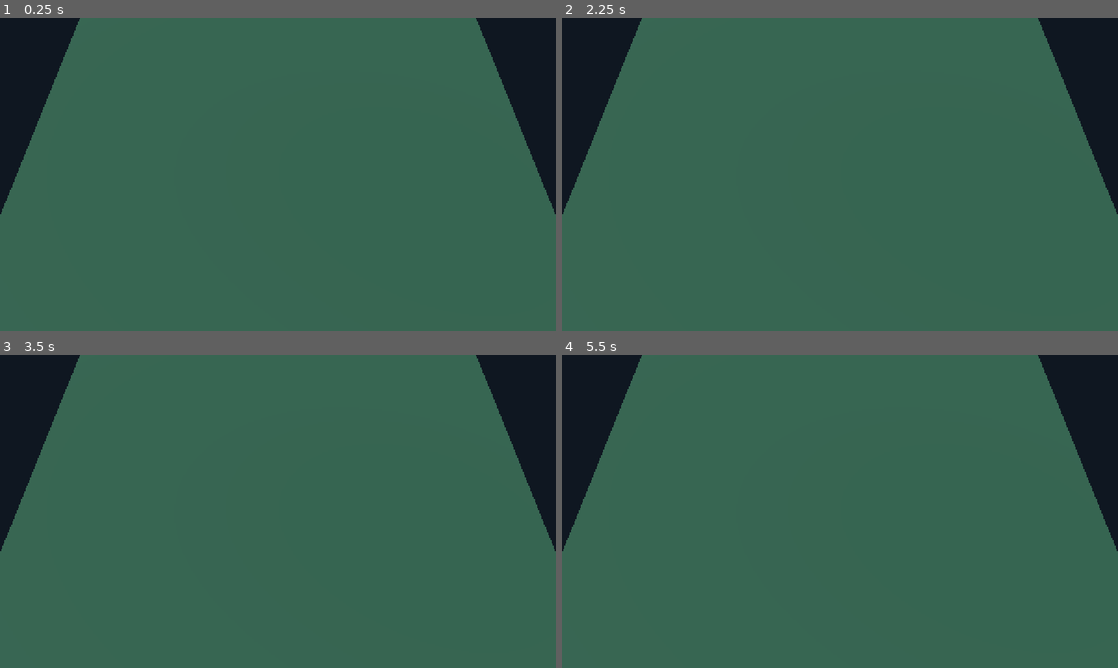
Above: before the commit, frames 1-4 (two rows, left to right).
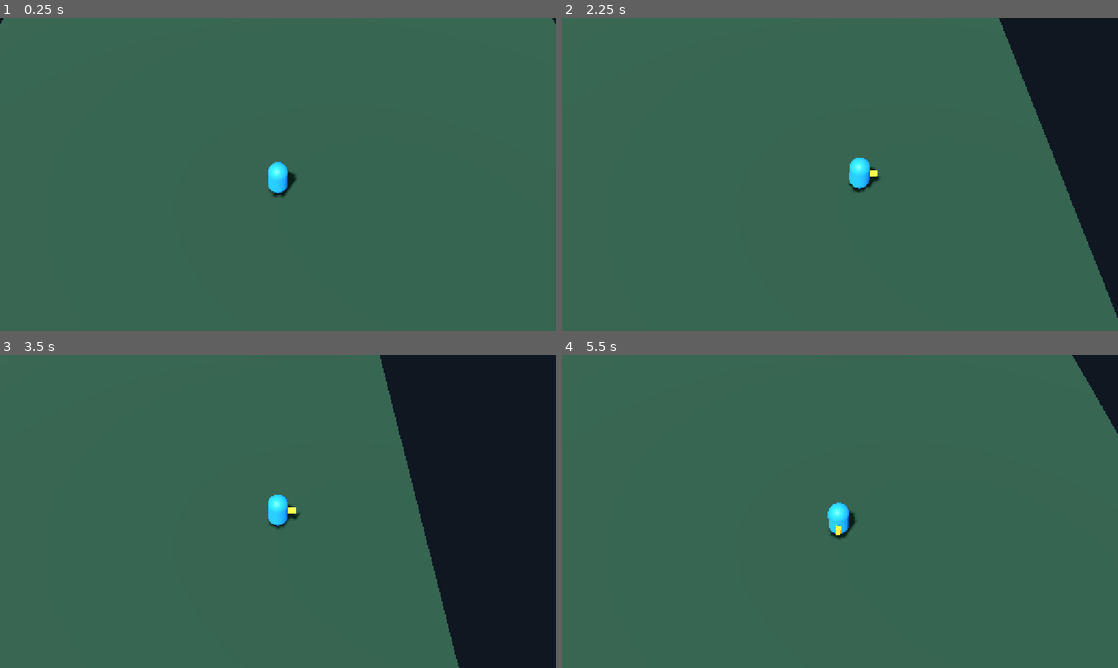
Above: after the commit, the same moments.

Repository: StanisRyz/SuperHeroes
Game: Godot game, scene res://scenes3d/game/Arena3D.tscn
The game is run twice, just before and just after one commit, with the same random seed, the same clock (stepped at 60 frames per second) and the same inputs. This scene is started directly instead of the project's main scene.
Inputs (mouse positions are in pixels of both pictures, inside the frame that each line leads up to):
- Up to frame 1 (0.25 s): no input
- Up to frame 2 (2.25 s): tap Enter at 0.5 s; move the mouse to (962, 158) at 0.52 s; hold D (move_right) 0.53-1.25 s; hold Space (dash) 0.53-1.25 s; click (962, 158) at 0.67 s; drag from (728, 190) to (812, 237) at 1.27 s; tap Space (dash) at 2 s; move the mouse to (895, 105) at 2.02 s; hold D (move_right) from 2.03 s (still down); hold K (ability_2) from 2.03 s (still down)
- Up to frame 3 (3.5 s): tap Space (dash) at 2.3 s; release D (move_right) at 2.75 s; release K (ability_2) at 2.75 s; drag from (250, 574) to (111, 464) at 2.77 s
- Up to frame 4 (5.5 s): tap Enter at 3.5 s; move the mouse to (1006, 558) at 3.52 s; hold Left (move_left) 3.53-4.25 s; hold Space (dash) 3.53-4.25 s; tap F10 (debug_add_xp) at 4.15 s; drag from (673, 464) to (756, 433) at 4.27 s; tap Space (dash) at 5, 5.3 s; move the mouse to (867, 511) at 5.02 s; hold S (move_down) from 5.03 s (still down); hold J (ability_1) from 5.03 s (still down); click (867, 511) at 5.17 s

The runs differ from the first frame. In frame 1, 9.5% of the frame differs, in the area x 0-100%, y 0-63%; in frame 2, 11%; in frame 3, 25%, in the area x 0-100%, y 0-100%; in frame 4, 8.5%.

Commit message:
Add Player3D movement and angled camera rig

Diff:
--- a/scenes3d/game/Arena3D.gd
+++ b/scenes3d/game/Arena3D.gd
@@ -3,15 +3,21 @@
 ## Isolated visual prototype for the early 3D migration.
 ## This scene deliberately does not initialize any of the 2D runtime managers.
 
+const WorldPlane = preload("res://scenes3d/utilities/WorldPlane.gd")
+
 @export_range(8.0, 200.0, 1.0) var arena_width: float = 40.0
 @export_range(8.0, 200.0, 1.0) var arena_depth: float = 40.0
 
-@onready var camera: Camera3D = $Camera3D
+@onready var player: Player3D = $PlayerContainer/Player3D
+@onready var player_spawn: Marker3D = $PlayerSpawn
+@onready var camera_rig: CameraRig3D = $CameraRig3D
 
 
 func _ready() -> void:
 	_update_ground_size()
-	_position_camera()
+	player.global_position = player_spawn.global_position
+	player.set_playable_bounds(arena_width, arena_depth)
+	camera_rig.setup(player)
 
 
 func is_xz_position_inside_playable_bounds(horizontal_position: Vector2) -> bool:
@@ -19,7 +25,14 @@
 
 
 func is_world_position_inside_playable_bounds(world_position: Vector3) -> bool:
-	return is_xz_position_inside_playable_bounds(Vector2(world_position.x, world_position.z))
+	return is_xz_position_inside_playable_bounds(WorldPlane.world_to_horizontal(world_position))
+
+
+func clamp_world_position_to_playable_bounds(world_position: Vector3) -> Vector3:
+	var horizontal_position: Vector2 = WorldPlane.world_to_horizontal(world_position)
+	horizontal_position.x = clampf(horizontal_position.x, -arena_width * 0.5, arena_width * 0.5)
+	horizontal_position.y = clampf(horizontal_position.y, -arena_depth * 0.5, arena_depth * 0.5)
+	return WorldPlane.horizontal_to_world(horizontal_position, world_position.y)
 
 
 func _update_ground_size() -> void:
@@ -30,11 +43,3 @@
 	var ground_collision := $Ground/CollisionShape3D.shape as BoxShape3D
 	if ground_collision != null:
 		ground_collision.size = Vector3(arena_width, 0.5, arena_depth)
-
-
-func _position_camera() -> void:
-	# The target is the arena centre; this keeps the fixed prototype view near 55 degrees downward.
-	var horizontal_distance: float = maxf(arena_depth * 0.5, 12.0)
-	var camera_height: float = horizontal_distance * tan(deg_to_rad(55.0))
-	camera.position = Vector3(0.0, camera_height, horizontal_distance)
-	camera.look_at(Vector3.ZERO, Vector3.UP)
--- a/scenes3d/game/Arena3D.tscn
+++ b/scenes3d/game/Arena3D.tscn
@@ -1,6 +1,8 @@
-[gd_scene load_steps=6 format=3]
+[gd_scene load_steps=8 format=3]
 
 [ext_resource type="Script" path="res://scenes3d/game/Arena3D.gd" id="1_arena3d"]
+[ext_resource type="PackedScene" path="res://scenes3d/player/Player3D.tscn" id="2_player3d"]
+[ext_resource type="PackedScene" path="res://scenes3d/player/CameraRig3D.tscn" id="3_camera_rig"]
 
 [sub_resource type="Environment" id="Environment_arena3d"]
 background_mode = 1
@@ -32,6 +34,8 @@
 shadow_enabled = true
 
 [node name="Ground" type="StaticBody3D" parent="."]
+collision_layer = 32
+collision_mask = 1
 
 [node name="MeshInstance3D" type="MeshInstance3D" parent="Ground"]
 mesh = SubResource("PlaneMesh_ground")
@@ -41,6 +45,11 @@
 shape = SubResource("BoxShape3D_ground")
 
 [node name="PlayerContainer" type="Node3D" parent="."]
+
+[node name="Player3D" parent="PlayerContainer" instance=ExtResource("2_player3d")]
+
+[node name="PlayerSpawn" type="Marker3D" parent="."]
+position = Vector3(0, 1, 0)
 
 [node name="EnemyContainer" type="Node3D" parent="."]
 
@@ -54,6 +63,4 @@
 
 [node name="Interface" type="CanvasLayer" parent="."]
 
-[node name="Camera3D" type="Camera3D" parent="."]
-current = true
-fov = 38.0
+[node name="CameraRig3D" parent="." instance=ExtResource("3_camera_rig")]
--- /dev/null
+++ b/scenes3d/player/CameraRig3D.gd
@@ -0,0 +1,48 @@
+class_name CameraRig3D
+extends Node3D
+
+## Fixed-angle, smoothly following prototype camera. It never inherits player rotation.
+
+@export var height: float = 18.0
+@export var backward_distance: float = 14.0
+@export var follow_speed: float = 10.0
+@export var look_at_height: float = 0.8
+@export_range(20.0, 90.0, 1.0) var camera_fov: float = 38.0
+
+var _target: Player3D = null
+
+@onready var camera: Camera3D = $Camera3D
+
+
+func _ready() -> void:
+	camera.fov = camera_fov
+	camera.current = true
+
+
+func setup(target: Player3D) -> void:
+	_target = target
+	snap_to_target()
+
+
+func _process(delta: float) -> void:
+	if _target == null or not is_instance_valid(_target):
+		return
+
+	var target_position: Vector3 = _get_target_camera_position()
+	var follow_weight: float = 1.0 - exp(-follow_speed * delta)
+	global_position = global_position.lerp(target_position, follow_weight)
+
+
+func snap_to_target() -> void:
+	if _target == null or not is_instance_valid(_target):
+		return
+	global_position = _get_target_camera_position()
+	look_at(_get_target_look_position(), Vector3.UP)
+
+
+func _get_target_camera_position() -> Vector3:
+	return _target.global_position + Vector3(0.0, height, backward_distance)
+
+
+func _get_target_look_position() -> Vector3:
+	return _target.global_position + Vector3.UP * look_at_height
--- /dev/null
+++ b/scenes3d/player/CameraRig3D.tscn
@@ -0,0 +1,10 @@
+[gd_scene load_steps=2 format=3]
+
+[ext_resource type="Script" path="res://scenes3d/player/CameraRig3D.gd" id="1_camera_rig"]
+
+[node name="CameraRig3D" type="Node3D"]
+script = ExtResource("1_camera_rig")
+
+[node name="Camera3D" type="Camera3D" parent="."]
+current = true
+fov = 38.0
--- /dev/null
+++ b/scenes3d/player/Player3D.gd
@@ -0,0 +1,264 @@
+class_name Player3D
+extends CharacterBody3D
+
+## Reusable 3D player controller for the isolated migration prototype.
+## Its public health, experience, movement, and dash methods mirror Player.gd where practical.
+
+const WorldPlane = preload("res://scenes3d/utilities/WorldPlane.gd")
+
+signal health_changed(current_health: int, max_health: int)
+signal damage_taken(amount: int)
+signal experience_changed(current_xp: int, xp_to_next_level: int, level: int)
+signal level_up_available(level: int)
+signal died
+signal dash_cooldown_changed(cooldown_remaining: float, cooldown_total: float)
+signal dash_started
+signal dash_finished
+signal invulnerability_changed(is_invulnerable: bool)
+
+@export_category("Movement")
+@export var movement_speed: float = 6.0
+@export var gravity: float = 24.0
+@export var rotation_speed: float = 12.0
+@export var playable_bounds_margin: float = 0.75
+@export_category("Health and experience")
+@export var max_health: int = 100
+@export var xp_to_next_level: int = 10
+@export var experience_gain_multiplier: float = 1.0
+@export_category("Dash")
+@export var dash_speed_multiplier: float = 3.0
+@export var dash_duration: float = 0.16
+@export var dash_cooldown: float = 1.2
+@export var dash_invulnerability_duration: float = 0.25
+@export_category("Visual")
+@export var model_forward_correction_degrees: float = 0.0
+@export_category("Prototype debug")
+@export var prototype_debug_enabled: bool = false
+
+var current_health: int
+var current_xp: int = 0
+var level: int = 1
+var external_move_vector: Vector2 = Vector2.ZERO
+var is_dashing: bool = false
+var dash_direction: Vector3 = Vector3.FORWARD
+var dash_time_remaining: float = 0.0
+var dash_cooldown_remaining: float = 0.0
+var invulnerability_time_remaining: float = 0.0
+var last_aim_direction: Vector2 = Vector2(0.0, -1.0)
+
+var _last_move_direction: Vector3 = Vector3.FORWARD
+var _has_playable_bounds: bool = false
+var _playable_width: float = 0.0
+var _playable_depth: float = 0.0
+var _death_emitted: bool = false
+var _was_invulnerable: bool = false
+
+@onready var visual_root: Node3D = $VisualRoot
+@onready var model_root: Node3D = $VisualRoot/ModelRoot
+
+
+func _ready() -> void:
+	current_health = max_health
+	model_root.rotation.y = deg_to_rad(model_forward_correction_degrees)
+	add_to_group("player3d")
+
+
+func _physics_process(delta: float) -> void:
+	if is_dead():
+		velocity = Vector3.ZERO
+		is_dashing = false
+		return
+
+	_tick_dash_cooldown(delta)
+	_tick_invulnerability(delta)
+	_apply_gravity(delta)
+
+	if is_dashing:
+		dash_time_remaining = maxf(dash_time_remaining - delta, 0.0)
+		velocity.x = dash_direction.x * movement_speed * dash_speed_multiplier
+		velocity.z = dash_direction.z * movement_speed * dash_speed_multiplier
+		if dash_time_remaining <= 0.0:
+			is_dashing = false
+			dash_finished.emit()
+	else:
+		var move_direction: Vector3 = _get_current_move_direction()
+		if not move_direction.is_zero_approx():
+			_last_move_direction = move_direction
+			last_aim_direction = WorldPlane.world_to_horizontal(move_direction)
+			_update_visual_facing(move_direction, delta)
+		velocity.x = move_direction.x * movement_speed
+		velocity.z = move_direction.z * movement_speed
+
+	move_and_slide()
+	_clamp_to_playable_bounds()
+
+
+func _unhandled_input(event: InputEvent) -> void:
+	if event.is_action_pressed("dash") and try_dash():
+		get_viewport().set_input_as_handled()
+	if prototype_debug_enabled and event.is_action_pressed("debug_add_xp"):
+		debug_add_experience(xp_to_next_level)
+		get_viewport().set_input_as_handled()
+
+
+func take_damage(amount: int) -> void:
+	if amount <= 0 or is_dead() or is_invulnerable():
+		return
+
+	var previous_health: int = current_health
+	current_health = clampi(current_health - amount, 0, max_health)
+	if current_health == previous_health:
+		return
+
+	damage_taken.emit(previous_health - current_health)
+	health_changed.emit(current_health, max_health)
+	if current_health == 0:
+		_emit_died_once()
+
+
+func heal(amount: int) -> void:
+	if amount <= 0 or is_dead():
+		return
+
+	var previous_health: int = current_health
+	current_health = clampi(current_health + amount, 0, max_health)
+	if current_health != previous_health:
+		health_changed.emit(current_health, max_health)
+
+
+func add_experience(amount: int) -> void:
+	amount = maxi(roundi(float(amount) * maxf(experience_gain_multiplier, 0.0)), 0)
+	if amount <= 0 or is_dead():
+		return
+
+	current_xp += amount
+	var gained_levels: Array[int] = []
+	while current_xp >= xp_to_next_level:
+		current_xp -= xp_to_next_level
+		level += 1
+		gained_levels.append(level)
+		xp_to_next_level += 5
+
+	experience_changed.emit(current_xp, xp_to_next_level, level)
+	for gained_level: int in gained_levels:
+		level_up_available.emit(gained_level)
+
+
+func debug_add_experience(amount: int) -> void:
+	if amount > 0:
+		add_experience(amount)
+
+
+func debug_gain_one_level() -> void:
+	if is_dead():
+		return
+	level += 1
+	experience_changed.emit(current_xp, xp_to_next_level, level)
+	level_up_available.emit(level)
+
+
+func is_dead() -> bool:
+	return current_health <= 0
+
+
+func try_dash() -> bool:
+	if not can_dash():
+		return false
+
+	dash_direction = _get_dash_direction()
+	_last_move_direction = dash_direction
+	last_aim_direction = WorldPlane.world_to_horizontal(dash_direction)
+	is_dashing = true
+	dash_time_remaining = dash_duration
+	dash_cooldown_remaining = dash_cooldown
+	invulnerability_time_remaining = maxf(invulnerability_time_remaining, dash_invulnerability_duration)
+	_was_invulnerable = true
+	dash_started.emit()
+	invulnerability_changed.emit(true)
+	dash_cooldown_changed.emit(dash_cooldown_remaining, dash_cooldown)
+	return true
+
+
+func can_dash() -> bool:
+	return not get_tree().paused and not is_dead() and dash_cooldown_remaining <= 0.0
+
+
+func is_invulnerable() -> bool:
+	return invulnerability_time_remaining > 0.0
+
+
+func set_external_move_vector(direction: Vector2) -> void:
+	external_move_vector = direction.limit_length(1.0)
+
+
+func get_aim_direction() -> Vector2:
+	return last_aim_direction if not last_aim_direction.is_zero_approx() else Vector2(0.0, -1.0)
+
+
+func set_playable_bounds(width: float, depth: float) -> void:
+	_playable_width = maxf(width, 0.0)
+	_playable_depth = maxf(depth, 0.0)
+	_has_playable_bounds = _playable_width > 0.0 and _playable_depth > 0.0
+	_clamp_to_playable_bounds()
+
+
+func _apply_gravity(delta: float) -> void:
+	if is_on_floor():
+		velocity.y = 0.0
+	else:
+		velocity.y -= gravity * delta
+
+
+func _get_current_move_direction() -> Vector3:
+	var keyboard_direction: Vector2 = Input.get_vector("move_left", "move_right", "move_up", "move_down")
+	var horizontal_direction: Vector2 = external_move_vector if not external_move_vector.is_zero_approx() else keyboard_direction
+	return WorldPlane.horizontal_to_world(horizontal_direction.limit_length(1.0)).normalized()
+
+
+func _get_dash_direction() -> Vector3:
+	var direction: Vector3 = _get_current_move_direction()
+	if direction.is_zero_approx():
+		direction = _last_move_direction
+	return direction.normalized() if not direction.is_zero_approx() else Vector3.FORWARD
+
+
+func _update_visual_facing(direction: Vector3, delta: float) -> void:
+	var target_yaw: float = atan2(-direction.x, -direction.z)
+	visual_root.rotation.y = lerp_angle(visual_root.rotation.y, target_yaw, 1.0 - exp(-rotation_speed * delta))
+
+
+func _clamp_to_playable_bounds() -> void:
+	if not _has_playable_bounds:
+		return
+
+	var half_width: float = maxf(_playable_width * 0.5 - playable_bounds_margin, 0.0)
+	var half_depth: float = maxf(_playable_depth * 0.5 - playable_bounds_margin, 0.0)
+	global_position = Vector3(
+		clampf(global_position.x, -half_width, half_width),
+		global_position.y,
+		clampf(global_position.z, -half_depth, half_depth)
+	)
+
+
+func _tick_dash_cooldown(delta: float) -> void:
+	if dash_cooldown_remaining <= 0.0:
+		return
+	dash_cooldown_remaining = maxf(dash_cooldown_remaining - delta, 0.0)
+	dash_cooldown_changed.emit(dash_cooldown_remaining, dash_cooldown)
+
+
+func _tick_invulnerability(delta: float) -> void:
+	if invulnerability_time_remaining > 0.0:
+		invulnerability_time_remaining = maxf(invulnerability_time_remaining - delta, 0.0)
+
+	var now_invulnerable: bool = is_invulnerable()
+	if now_invulnerable != _was_invulnerable:
+		_was_invulnerable = now_invulnerable
+		invulnerability_changed.emit(now_invulnerable)
+
+
+func _emit_died_once() -> void:
+	if _death_emitted:
+		return
+	_death_emitted = true
+	died.emit()
--- /dev/null
+++ b/scenes3d/player/Player3D.tscn
@@ -0,0 +1,72 @@
+[gd_scene load_steps=8 format=3]
+
+[ext_resource type="Script" path="res://scenes3d/player/Player3D.gd" id="1_player3d"]
+
+[sub_resource type="CapsuleShape3D" id="CapsuleShape3D_player"]
+radius = 0.5
+height = 1.8
+
+[sub_resource type="CapsuleMesh" id="CapsuleMesh_player"]
+radius = 0.5
+height = 1.8
+
+[sub_resource type="StandardMaterial3D" id="StandardMaterial_player"]
+albedo_color = Color(0.16, 0.62, 0.96, 1)
+metallic = 0.1
+roughness = 0.45
+
+[sub_resource type="BoxMesh" id="BoxMesh_forward"]
+size = Vector3(0.22, 0.22, 0.6)
+
+[sub_resource type="StandardMaterial3D" id="StandardMaterial_forward"]
+albedo_color = Color(1, 0.82, 0.18, 1)
+emission_enabled = true
+emission = Color(1, 0.5, 0.05, 1)
+
+[sub_resource type="SphereShape3D" id="SphereShape3D_area"]
+radius = 0.8
+
+[node name="Player3D" type="CharacterBody3D"]
+collision_layer = 1
+collision_mask = 96
+script = ExtResource("1_player3d")
+
+[node name="CollisionShape3D" type="CollisionShape3D" parent="."]
+position = Vector3(0, 0.9, 0)
+shape = SubResource("CapsuleShape3D_player")
+
+[node name="VisualRoot" type="Node3D" parent="."]
+
+[node name="ModelRoot" type="Node3D" parent="VisualRoot"]
+
+[node name="PlaceholderMesh" type="MeshInstance3D" parent="VisualRoot/ModelRoot"]
+position = Vector3(0, 0.9, 0)
+material_override = SubResource("StandardMaterial_player")
+mesh = SubResource("CapsuleMesh_player")
+
+[node name="ForwardMarker" type="MeshInstance3D" parent="VisualRoot/ModelRoot"]
+position = Vector3(0, 0.9, -0.55)
+material_override = SubResource("StandardMaterial_forward")
+mesh = SubResource("BoxMesh_forward")
+
+[node name="Hurtbox" type="Area3D" parent="."]
+collision_layer = 1
+collision_mask = 16
+
+[node name="CollisionShape3D" type="CollisionShape3D" parent="Hurtbox"]
+position = Vector3(0, 0.9, 0)
+shape = SubResource("SphereShape3D_area")
+
+[node name="PickupArea" type="Area3D" parent="."]
+collision_layer = 0
+collision_mask = 8
+
+[node name="CollisionShape3D" type="CollisionShape3D" parent="PickupArea"]
+position = Vector3(0, 0.9, 0)
+shape = SubResource("SphereShape3D_area")
+
+[node name="AutoAttack" type="Node" parent="."]
+
+[node name="AbilityManager" type="Node" parent="."]
+
+[node name="PlayerBuffManager" type="Node" parent="."]
Not shown, added: scenes3d/player/CameraRig3D.gd.uid
Not shown, added: scenes3d/player/Player3D.gd.uid
Not shown, changed: Agents.md
Not shown, changed: README.md
Not shown, changed: docs/validation/gameplay_validation.md
